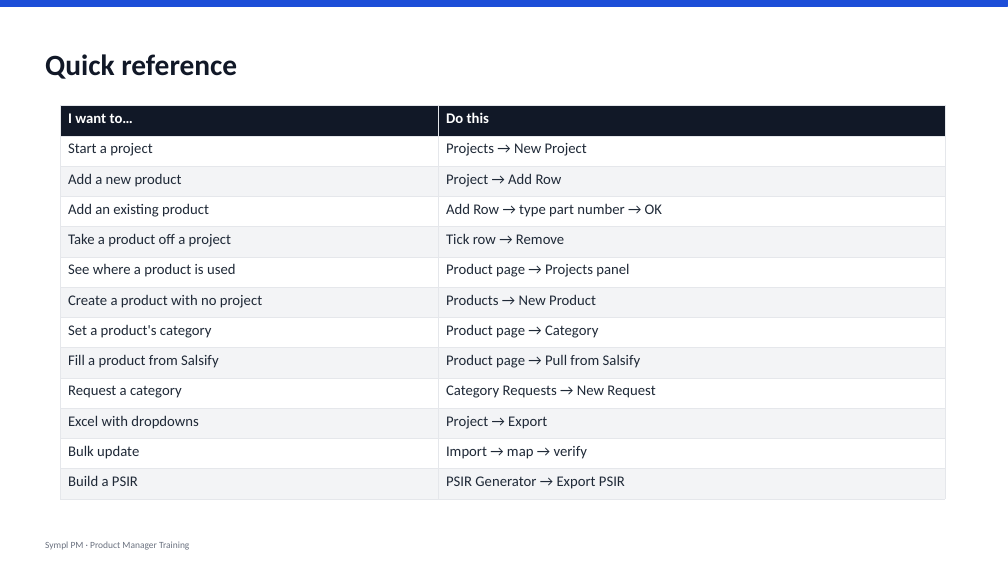
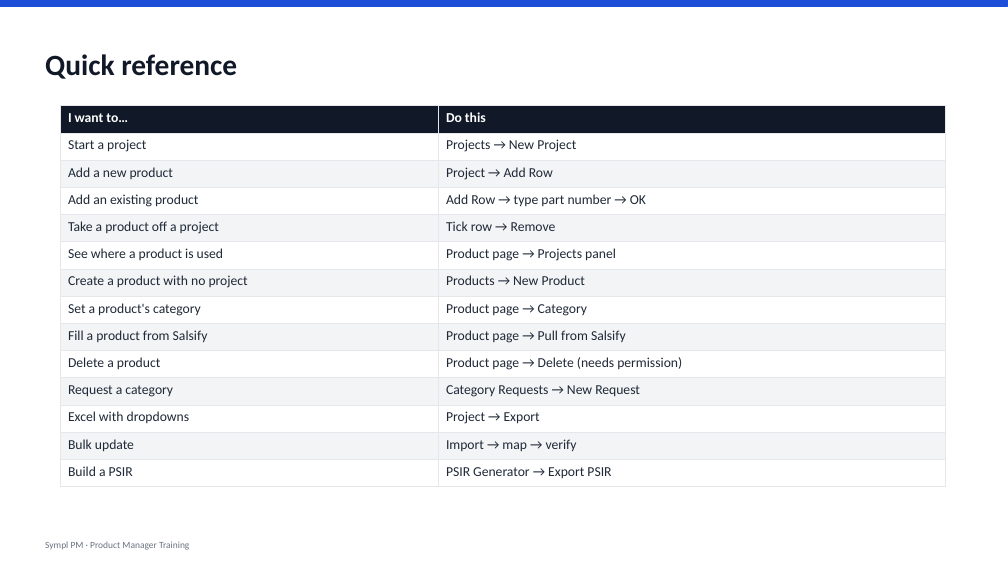
Before and after one commit to jonbrulotte-arch/Sympl-Product-Development-Platform, a slide deck: slide 27 of docs/SymplPM-PM-Training.pptx (slide 26 before the commit). Drawn at 1008x567 pixels with LibreOffice and Linux fonts; fonts in the diff are those of the drawing. Boxes give left, top, right and bottom in pixels: in the first picture for what was removed or moved away, otherwise in the second. Text is boxed around its words. In the diff, an @@ line names an element or a change of style, - is before the commit and + after.

```diff
--- a/docs/SymplPM-PM-Training.pptx
+++ b/docs/SymplPM-PM-Training.pptx
@@ table at box(60, 106, 945, 482) @@
+row 10: Delete a product | Product page → Delete (needs permission)
```
Also in this commit, not shown: 1 slide added, 3 other files.
